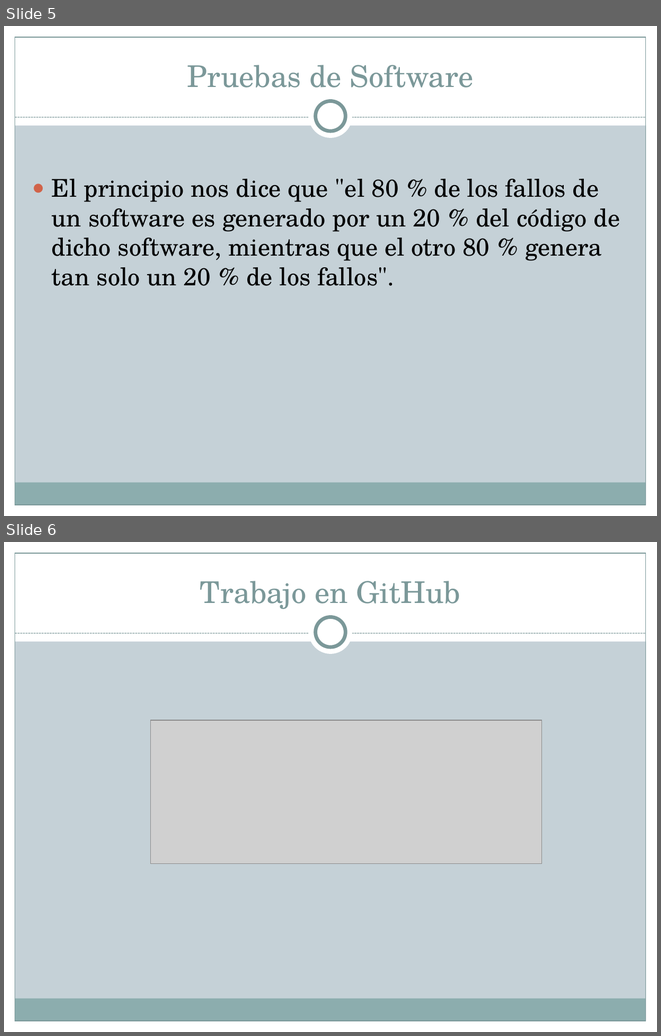
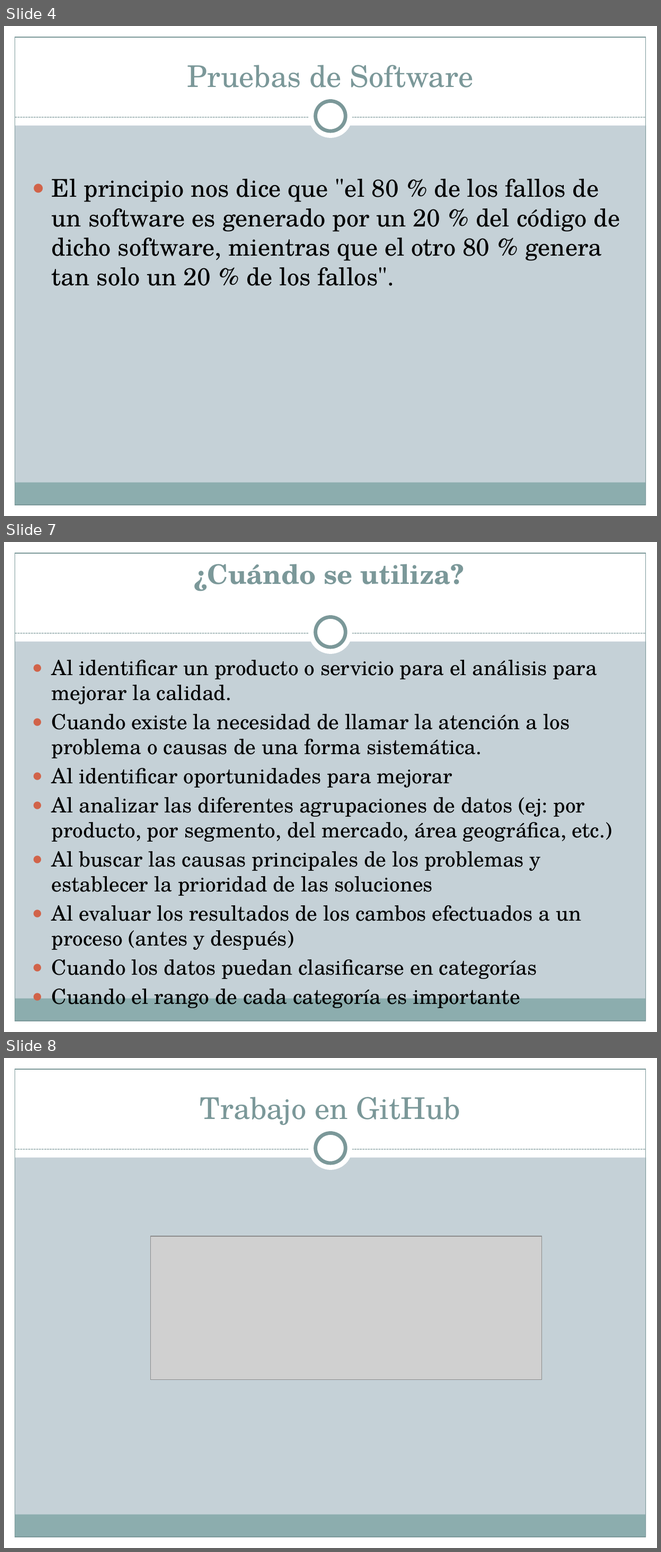
Before and after one commit to JulianAguilar/Equipo6AdminProy, a slide deck: tarea/Diagrama de Pareto.pptx. Shown one above the other, each under a label of ours: slides 5 and 6 before the commit, slides 4, 7 and 8 after it; the slides between them are not shown. The pictures are 661x1036 and 661x1552 pixels, drawn with LibreOffice and Linux fonts; fonts in the diff are those of the drawing; grey boxes stand for pictures. Boxes give left, top, right and bottom in pixels: in the first picture for what was removed or moved away, otherwise in the second. Text is boxed around its words. In the diff, an @@ line names an element or a change of style, - is before the commit and + after.

```diff
--- a/tarea/Diagrama de Pareto.pptx
+++ b/tarea/Diagrama de Pareto.pptx
@@ slide 7 added at (4,542,657,1032), background #C5D1D7; not listed: 9 template elements that a slide beside it also shows @@
@@ title added at (194,564,465,591), 29.7 pt, text #7C999A, bold @@
+¿Cuándo se utiliza?
@@ text added at (52,660,612,979), 22.9 pt, text #000000 @@
+● Al identificar un producto o servicio para el análisis para mejorar la calidad.
+● Cuando existe la necesidad de llamar la atención a los problema o causas de una forma sistemática.
+● Al identificar oportunidades para mejorar
+● Al analizar las diferentes agrupaciones de datos (ej: por producto, por segmento, del mercado, área geográfica, etc.)
+● Al buscar las causas principales de los problemas y establecer la prioridad de las soluciones
+● Al evaluar los resultados de los cambos efectuados a un proceso (antes y después)
+● Cuando los datos puedan clasificarse en categorías
+● Cuando el rango de cada categoría es importante
@@ what was slide 5 is now slide 4 @@
@@ what was slide 6 is now slide 8 @@
```
Also in this commit, not shown: 2 other slides added, 1 slide removed, 4 other files.
